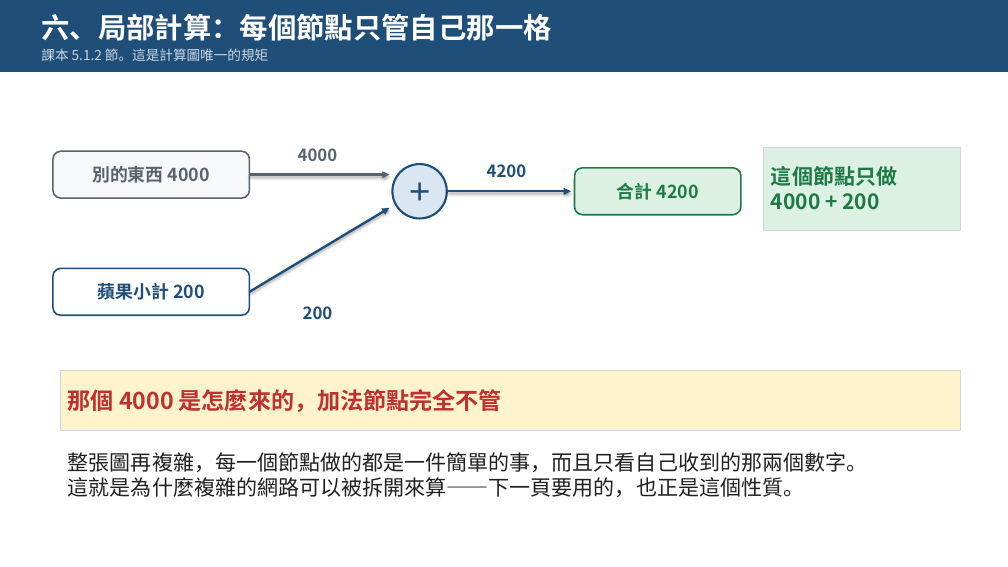
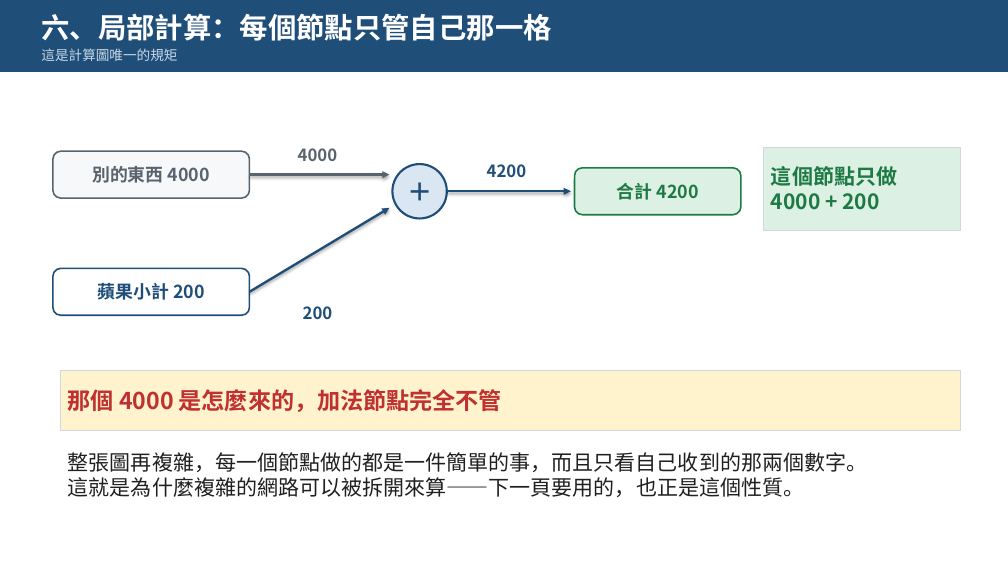
Before and after one commit to pychang-ai/115-1_DLMA, a slide deck: slide 8 of topics/backprop/課外主題_倒傳遞演算法.pptx. Drawn at 1008x567 pixels with LibreOffice and Linux fonts; fonts in the diff are those of the drawing. Boxes give left, top, right and bottom in pixels: in the first picture for what was removed or moved away, otherwise in the second. Text is boxed around its words. In the diff, an @@ line names an element or a change of style, - is before the commit and + after.

```diff
--- a/topics/backprop/課外主題_倒傳遞演算法.pptx
+++ b/topics/backprop/課外主題_倒傳遞演算法.pptx
@@ text at <box>41,48,177,61</box>: text changed @@
-課本 5.1.2 節。這是計算圖唯一的規矩
+這是計算圖唯一的規矩
```
Also in this commit, not shown: 12 other slides changed, 23 other files.
